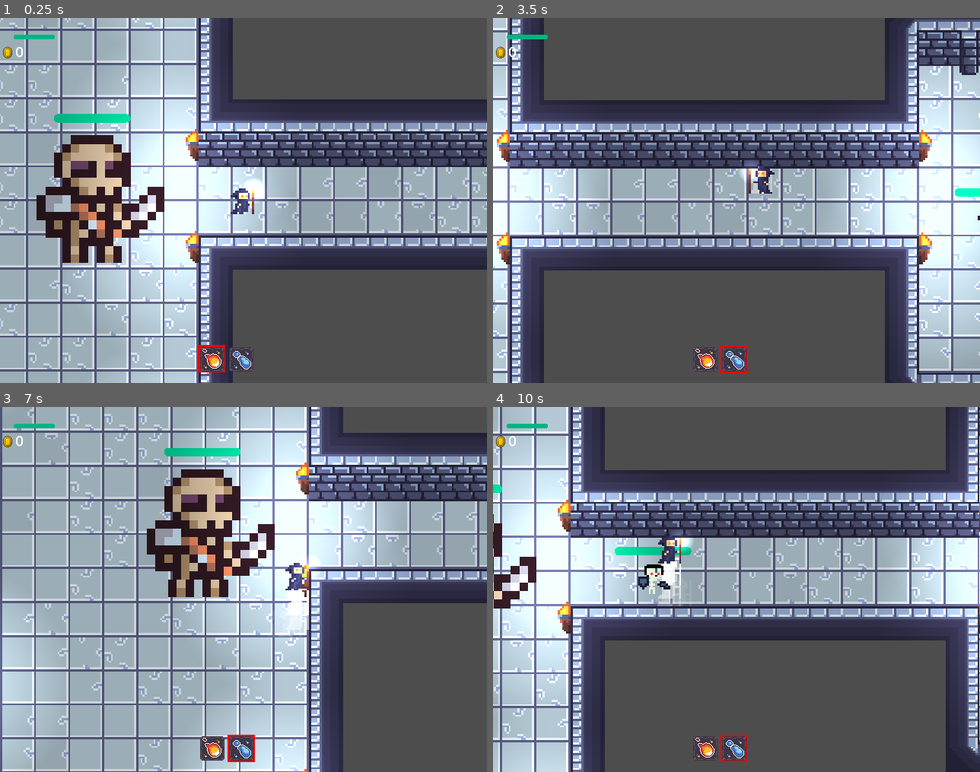
Above: before the commit, frames 1-4 (two rows, left to right).
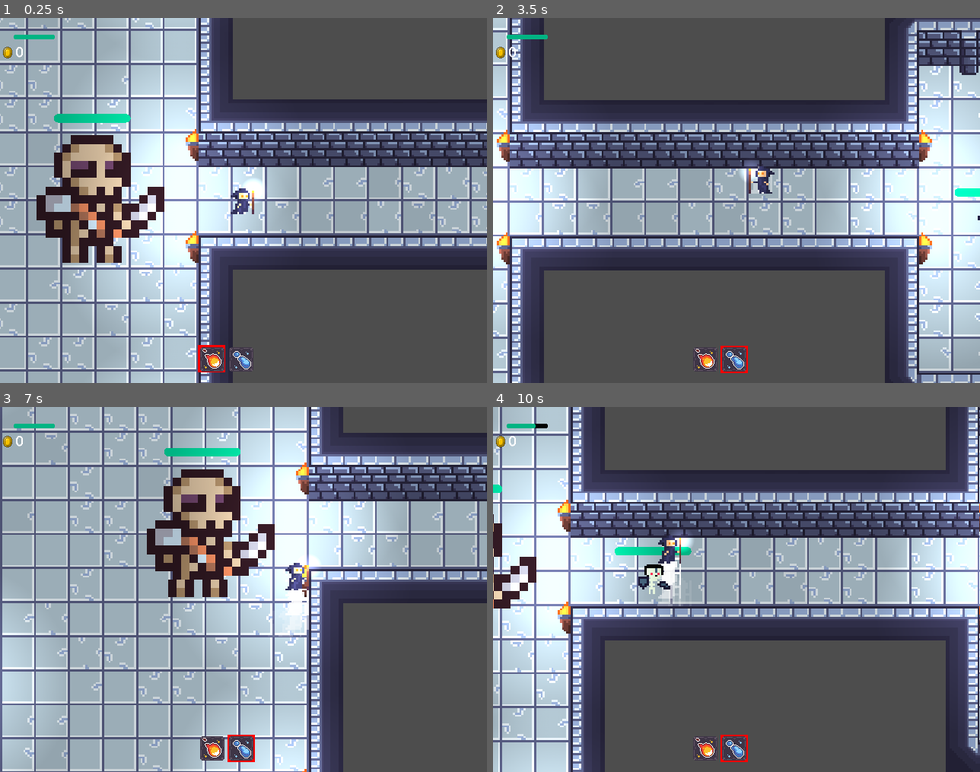
Above: after the commit, the same moments.

Repository: always-hehe-devs/top-down-game
Game: Godot game, scene res://World.tscn
The game is run twice, just before and just after one commit, with the same random seed, the same clock (stepped at 60 frames per second) and the same inputs.
Inputs (mouse positions are in pixels of both pictures, inside the frame that each line leads up to):
- Up to frame 1 (0.25 s): no input
- Up to frame 2 (3.5 s): tap Enter at 0.5 s; move the mouse to (843, 182) at 0.52 s; hold D (right) 0.53-1.28 s; hold Space (dash) 0.53-1.28 s; move the mouse to (639, 218) at 1.27 s; hold S (down) 1.28-2.03 s; tap Q (attack_1) at 1.35 s; tap Space (dash) at 1.55, 2.85 s; move the mouse to (785, 120) at 2.02 s; hold D (right) 2.03-2.78 s; hold Space (dash) 2.03-2.78 s; tap E (attack_2) at 2.1 s; move the mouse to (712, 273) at 2.77 s; hold W (up) from 2.78 s (still down)
- Up to frame 3 (7 s): move the mouse to (389, 644) at 3.52 s; release W (up) at 3.53 s; press the mouse at (389, 644) at 3.53 s; hold A (left) 3.53-5.03 s; tap Space (dash) at 3.8, 4.35, 6.05 s; move the mouse to (97, 534) at 4.27 s; release the mouse at (97, 534) at 4.28 s; move the mouse to (267, 589) at 5.02 s; hold S (down) 5.03-5.78 s; hold Space (dash) 5.03-5.78 s; tap Q (attack_1) at 5.1 s; move the mouse to (170, 498) at 5.77 s; hold D (right) 5.78-6.53 s; tap E (attack_2) at 5.85 s; move the mouse to (350, 571) at 6.52 s; hold W (up) from 6.53 s (still down); hold Space (dash) from 6.53 s (still down)
- Up to frame 4 (10 s): move the mouse to (639, 607) at 7.27 s; release W (up) at 7.28 s; release Space (dash) at 7.28 s; hold D (right) 7.28-8.03 s; click (639, 607) at 7.35 s; tap Space (dash) at 7.55, 9.05 s; move the mouse to (785, 509) at 8.02 s; hold S (down) 8.03-8.78 s; hold Space (dash) 8.03-8.78 s; move the mouse to (712, 662) at 8.77 s; hold A (left) 8.78-9.53 s; tap Q (attack_1) at 8.85 s; move the mouse to (882, 644) at 9.52 s; hold W (up) from 9.53 s (still down); hold Space (dash) from 9.53 s (still down); tap E (attack_2) at 9.6 s

Frames 1-2 are identical in both runs. In frame 3, 0.8% of the frame differs, in the area x 5-95%, y 0-100%; in frame 4, less than 0.1%.

Commit message:
Fixed player hurtbox

Diff:
--- a/HurtBox.gd
+++ b/HurtBox.gd
@@ -3,13 +3,10 @@
 
 @onready var collision_shape := $CollisionShape2D
 
-func _init() -> void:
-	monitorable = false
-
 func _ready() -> void:
 	connect("area_entered", _on_area_entered)
 
-func _on_area_entered(hitbox: HitBox):
+func _on_area_entered(hitbox):
 	if owner.has_method("take_damage"):
 		owner.take_damage(hitbox.damage)
 		hitbox.on_hit()
--- a/Player.gd
+++ b/Player.gd
@@ -41,6 +41,7 @@
 			set_collision_mask_value(3,false)
 			hurtbox.set_disabled(true)
 			if not dash.is_dashing():
+				hurtbox.set_disabled(false)
 				if is_moving():
 					current_state = STATE.RUNNING
 				else:
